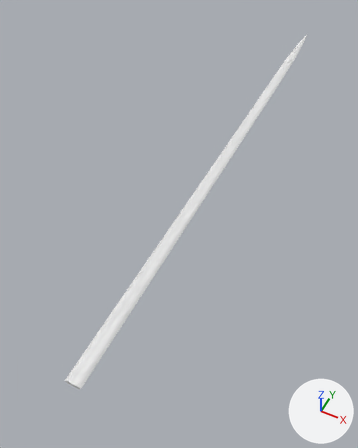
An edit to the glTF model godot/assets/waffen/modelle/degenklinge/t1_1.glb, drawn before and after from the same camera.
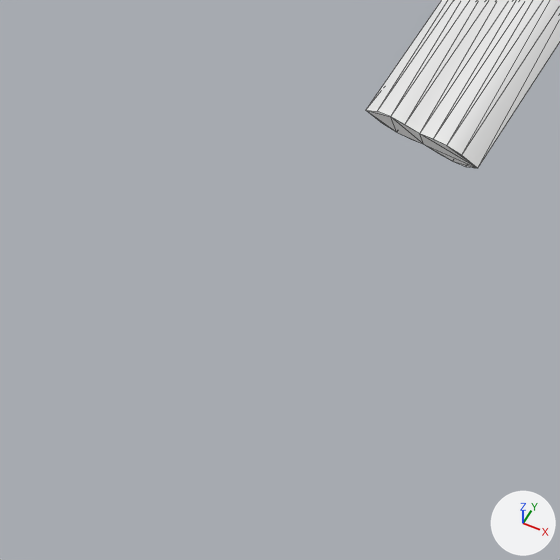
Each version is shown whole from a 50 mm camera at (0.225, -0.056, 0.566) aimed at (-0.032, 0.458, -0.076), then close up on the part from 3% to 26% of the width and 81% to 100% of the height. The axes (+X, +Y, +Z) are drawn at lower right. The lights are the same throughout. The first two pictures are the older version. The close-ups show mesh edges as thin lines. Vertices at exactly the same position are counted once.

The first close-up shows 'degenklinge_t1_1'.
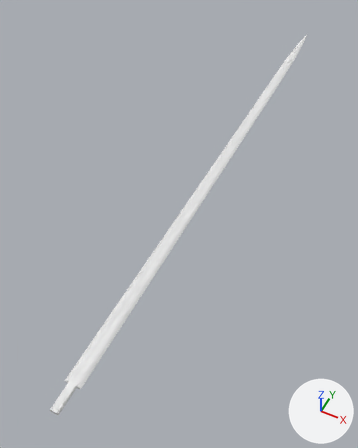
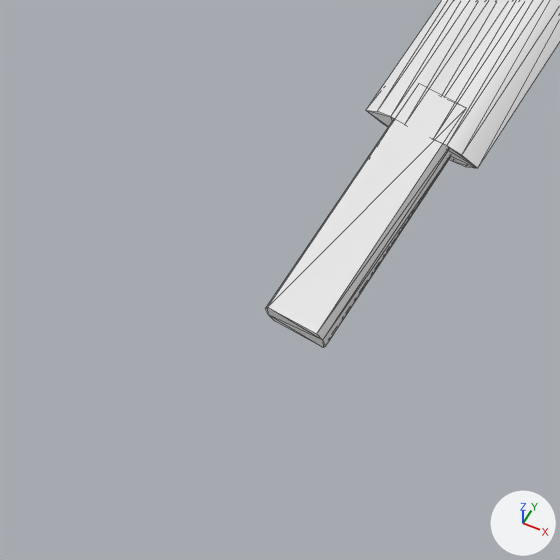
The change, as a list of edits to the scene's bpy script:
```text
Change me_degenklinge_t1_1:
    used by ob_degenklinge_t1_1; location = (0.0, 0.0, 0.0)
    remove me_degenklinge_t1_1.from_pydata(...)  # 321 vertices, 638 faces; spans x -0.012..0.012, y 0.112..1.064, z -0.003..0.003
    add me_degenklinge_t1_1.from_pydata(...)  # 337 vertices, 666 faces; spans x -0.012..0.012, y 0.075..1.064, z -0.003..0.003
    me_degenklinge_t1_1 part 1: a new loose piece of 16 vertices spanning x -0.006..0.006, y 0.075..0.119, z -0.003..0.003, in mat_klinge (white #e7e7e7)
```

Where the change shows, as pixel boxes [x1, y1, x2, y2] in the close-ups (560 x 560 px):
'degenklinge_t1_1', reshaped: before [366, 0, 560, 168]; after [266, 0, 560, 347]
part 1 of me_degenklinge_t1_1, added: after [266, 86, 463, 347]
